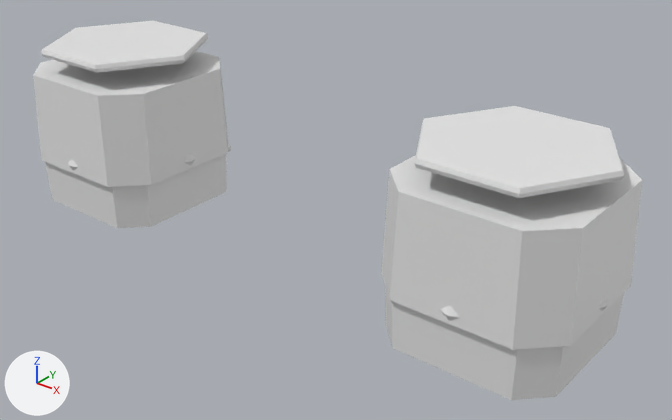
The FBX model roblox/art/armor/gloves_greatsword_s5.fbx as it was, and as the next commit left it.
Rendered twice from a camera (50 mm lens) standing at (3.52, -3.98, 1.33) and looking at (0.27, 0.08, -1.19). Arrows for +X, +Y and +Z are at lower left; the lights stay in place. The picture after the commit comes second. Where no turn or scale is listed for an object, it has been applied to the vertices.

The scene before the commit, as lines of its bpy script (objects in view):
```python
ob_bracer_l_body = bpy.data.objects.new('Bracer_L_Body', me_bracer_l_body)
ob_bracer_l_body.location = (-1.5, 0.0, -0.69)
ob_bracer_r_body = bpy.data.objects.new('Bracer_R_Body', me_bracer_r_body)
ob_bracer_r_body.location = (1.5, 0.0, -0.69)
ob_glove_l_inner = bpy.data.objects.new('Glove_L_Inner', me_glove_l_inner)
ob_glove_l_inner.location = (-1.5, 0.0, -1.37)
ob_glove_r_inner = bpy.data.objects.new('Glove_R_Inner', me_glove_r_inner)
ob_glove_r_inner.location = (1.5, 0.0, -1.37)
```
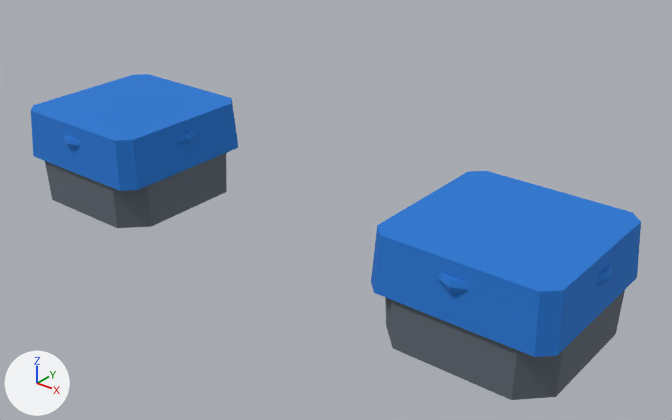
The edits, one by one:
Material 'gloves_greatsword_s5_Glove_L_Inner' (mat_gloves_greatsword_s5_glove_l_inner) changes colour from white #e7e7e7 to greyish blue #626b75; in linear values from (0.8, 0.8, 0.8) to (0.122, 0.147, 0.178).
Material 'gloves_greatsword_s5_Glove_R_Inner' (mat_gloves_greatsword_s5_glove_r_inner) changes colour from white #e7e7e7 to greyish blue #626b75; in linear values from (0.8, 0.8, 0.8) to (0.122, 0.147, 0.178).
Material 'gloves_greatsword_s5_Bracer_R_Band' (mat_gloves_greatsword_s5_bracer_r_band) is new.
Its base color is (0.0176, 0.188, 0.658) (blue #2478d4).
Its roughness is 1.0.
Material 'gloves_greatsword_s5_Bracer_L_Band' (mat_gloves_greatsword_s5_bracer_l_band) is new.
Its base color is (0.0176, 0.188, 0.658) (blue #2478d4).
Its roughness is 1.0.
Mesh me_bracer_r_band is new.
It has 40 vertices, 28 faces and spans x -0.576..0.576, y -0.576..0.576, z -0.52..-0.18.
It uses material mat_gloves_greatsword_s5_bracer_r_band (blue #2478d4).
Mesh me_bracer_l_band is new.
It has 40 vertices, 28 faces and spans x -0.576..0.576, y -0.576..0.576, z -0.52..-0.18.
It uses material mat_gloves_greatsword_s5_bracer_l_band (blue #2478d4).
Object 'Bracer_L_Body' (ob_bracer_l_body) is deleted.
Object 'Bracer_R_Body' (ob_bracer_r_body) is deleted.
Object 'Bracer_R_Band' (ob_bracer_r_band) is new; it shows me_bracer_r_band.
Its location is (1.5, 0.0, -0.69).
Object 'Bracer_L_Band' (ob_bracer_l_band) is new; it shows me_bracer_l_band.
Its location is (-1.5, 0.0, -0.69).

Boxes [x1, y1, x2, y2] around the edits, measured in the pictures (672 x 420 px):
'Bracer_R_Body', deleted: before [381, 106, 642, 350]
'Bracer_R_Band', added (blue): after [371, 171, 641, 357]
'Bracer_L_Body', deleted: before [33, 21, 228, 187]
'Bracer_L_Band', added (blue): after [31, 74, 238, 191]
'Glove_R_Inner', recoloured (white to greyish blue): [385, 293, 624, 400] in both
'Glove_L_Inner', recoloured (darker): [45, 151, 230, 228] in both
